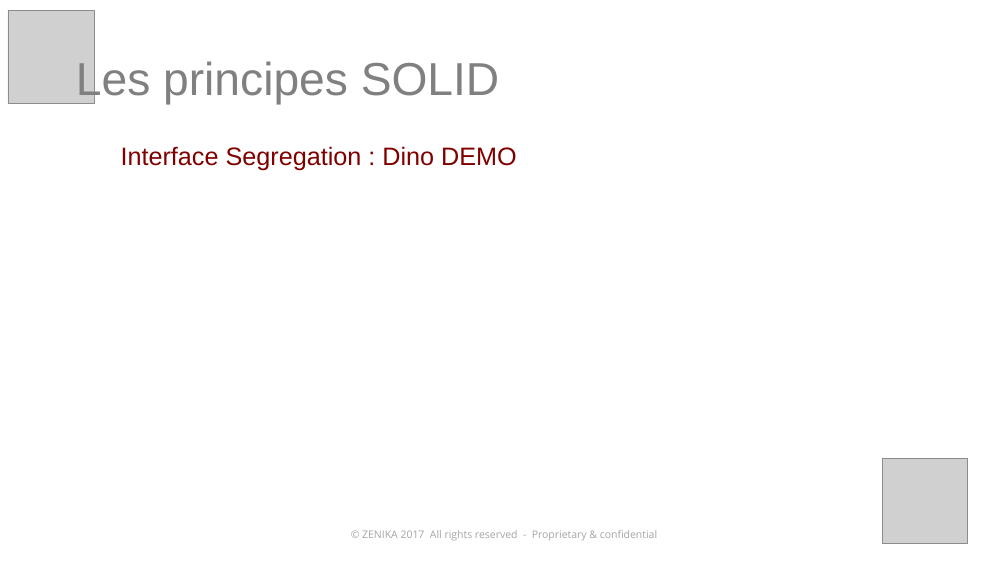
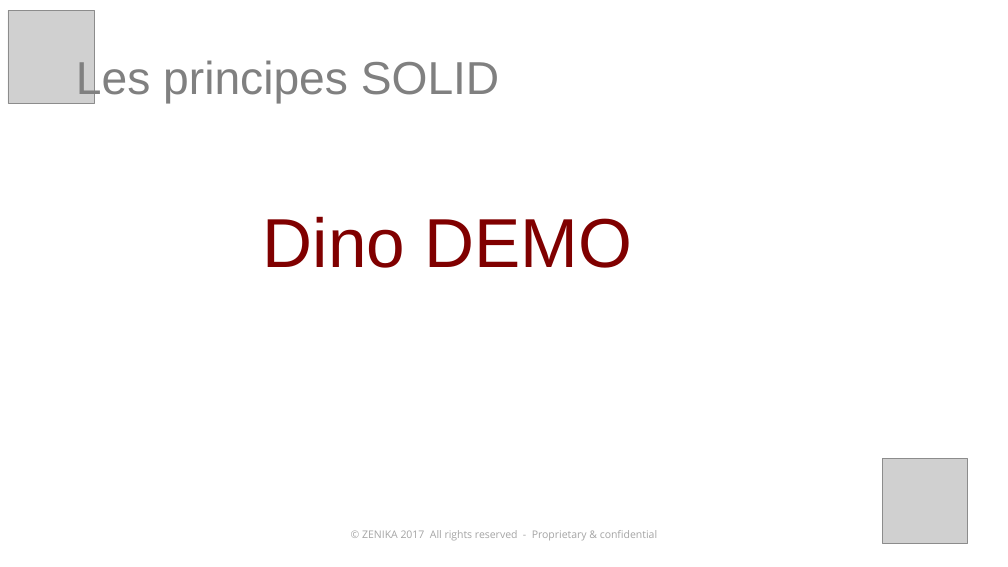
Before and after one commit to kronann/solid-dinosaur, a slide deck: slide 13 of solid-workshop.pptx (slide 12 before the commit). Drawn at 1008x567 pixels with LibreOffice and Linux fonts; fonts in the diff are those of the drawing; grey boxes stand for pictures. Boxes give left, top, right and bottom in pixels: in the first picture for what was removed or moved away, otherwise in the second. Text is boxed around its words. In the diff, an @@ line names an element or a change of style, - is before the commit and + after.

```diff
--- a/solid-workshop.pptx
+++ b/solid-workshop.pptx
@@ text at [263,216,632,268]: text changed; size 24 to 66 pt @@
-Interface Segregation : Dino DEMO
+Dino DEMO
```
Also in this commit, not shown: 10 other slides changed, 5 slides added, 3 slides removed.
